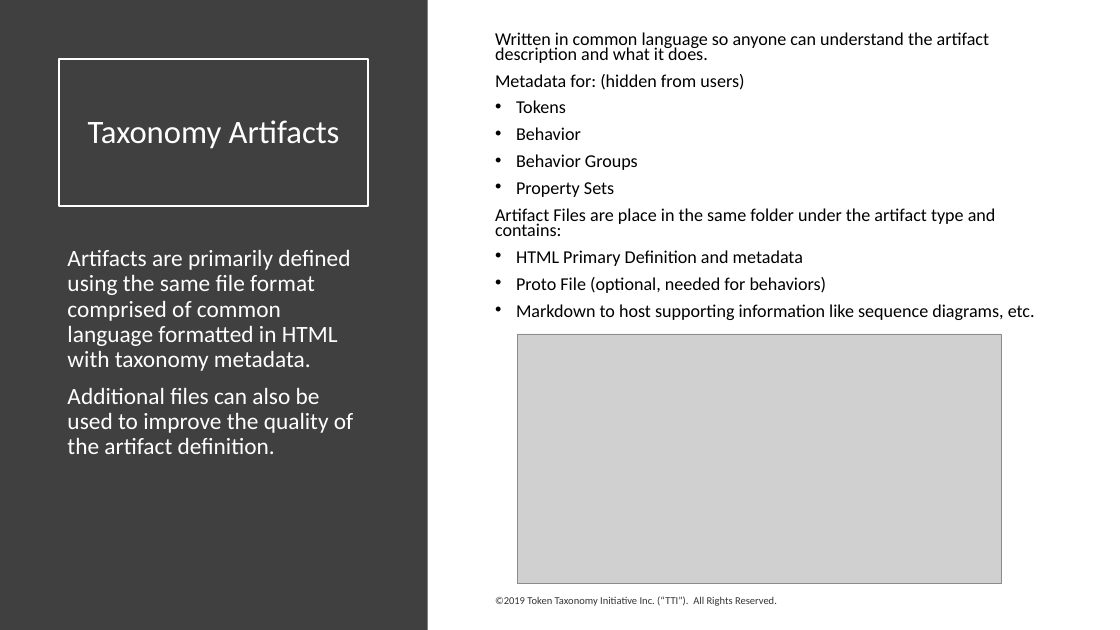
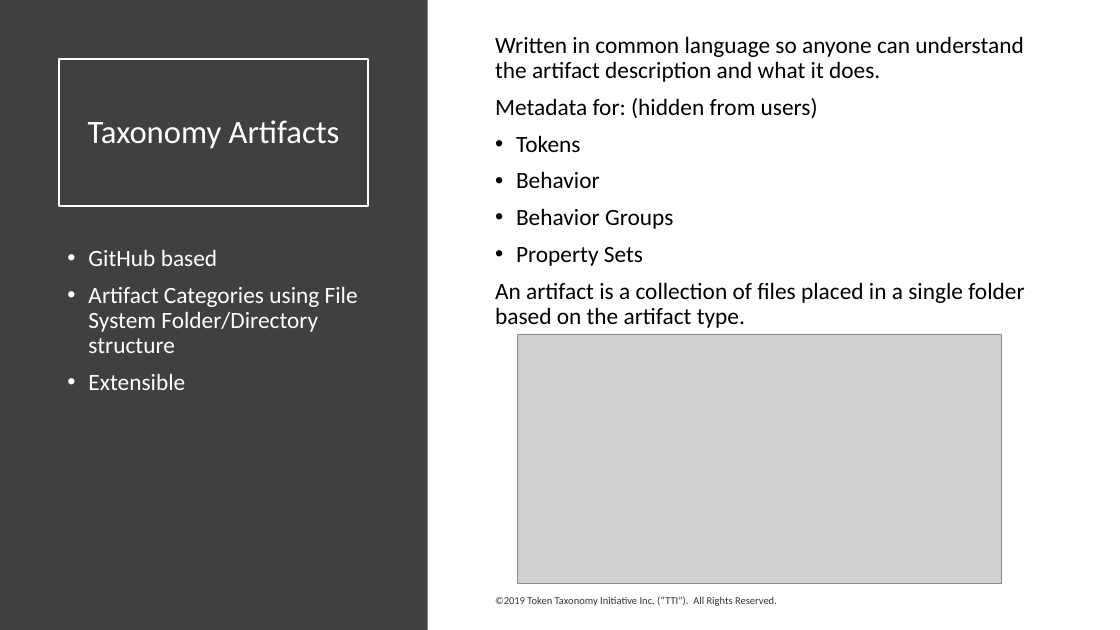
Before and after one commit to vipinsun/TokenTaxonomyFramework-pub, a slide deck: slide 7 of presentations/TTF-Presentation.pptx (slide 14 before the commit). Drawn at 1120x630 pixels with LibreOffice and Linux fonts; fonts in the diff are those of the drawing; grey boxes stand for pictures. Boxes give left, top, right and bottom in pixels: in the first picture for what was removed or moved away, otherwise in the second. Text is boxed around its words. In the diff, an @@ line names an element or a change of style, - is before the commit and + after.

```diff
--- a/presentations/TTF-Presentation.pptx
+++ b/presentations/TTF-Presentation.pptx
@@ text at (495, 36, 1023, 266): size 15.5 to 20 pt in "Written in common language so anyone can ...", "Metadata for: (hidden from users)", "Tokens", "Behavior" and 2 more places; line spacing 0.7 to 0.9 @@
@@ text at (88, 250, 358, 390): text changed @@
-Artifacts are primarily defined using the same file format comprised of common language formatted in HTML with taxonomy metadata.
-Additional files can also be used to improve the quality of the artifact definition.
+• GitHub based
+• Artifact Categories using File System Folder/Directory structure
+• Extensible
@@ text at (495, 282, 1024, 328): text changed; size 15.5 to 20 pt @@
-Artifact Files are place in the same folder under the artifact type and contains:
-• HTML Primary Definition and metadata
-• Proto File (optional, needed for behaviors)
-• Markdown to host supporting information like sequence diagrams, etc.
+An artifact is a collection of files placed in a single folder based on the artifact type.
```
Also in this commit, not shown: 14 other slides changed, 5 slides added, 2 other files.
